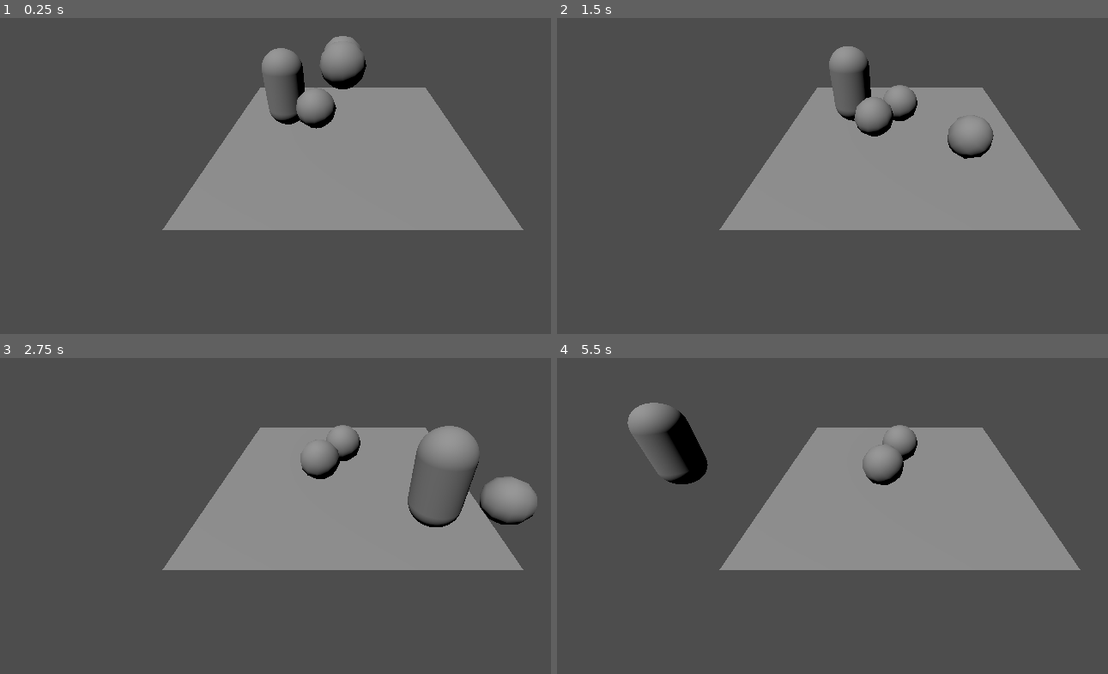
Above: before the commit, frames 1-4 (two rows, left to right).
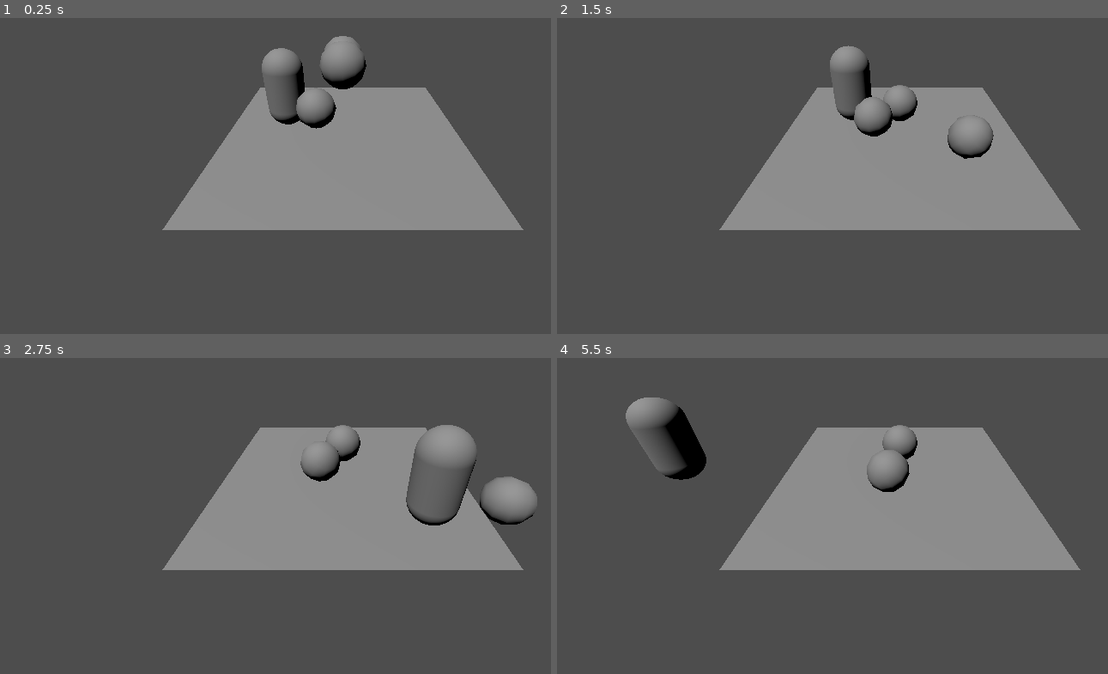
Above: after the commit, the same moments.

Repository: armedturret/XRLive-SDK
Game: Godot game, scene res://scenes/test_level.tscn
The game is run twice, just before and just after one commit, with the same random seed, the same clock (stepped at 60 frames per second) and the same inputs. This scene is started directly instead of the project's main scene.
Inputs:
- Up to frame 1 (0.25 s): no input
- Up to frame 2 (1.5 s): hold Right (ui_right) 0.53-1.28 s; hold Down (ui_down) from 1.28 s (still down)
- Up to frame 3 (2.75 s): release Down (ui_down) at 2.03 s; hold Right (ui_right) from 2.03 s (still down)
- Up to frame 4 (5.5 s): release Right (ui_right) at 2.78 s; hold Up (ui_up) 2.78-3.53 s; hold Left (ui_left) 3.53-5.03 s; hold Down (ui_down) from 5.03 s (still down)

The runs differ from the first frame. In frame 1, less than 0.1% of the frame differs, in the area x 47-51%, y 9-15%; in frame 2, less than 0.1%; in frame 3, 0.5%; in frame 4, 1.1%, in the area x 12-65%, y 12-43%.

Commit message:
Fixed multiple clients not syncing with one another

Diff:
--- a/scenes/test_player.tscn
+++ b/scenes/test_player.tscn
@@ -24,6 +24,10 @@
 [sub_resource type="CapsuleShape3D" id="CapsuleShape3D_88ety"]
 
 [node name="Player" type="CharacterBody3D" unique_id=1232758580 node_paths=PackedStringArray("input")]
+axis_lock_linear_y = true
+axis_lock_angular_x = true
+axis_lock_angular_y = true
+axis_lock_angular_z = true
 script = ExtResource("1_0ax77")
 input = NodePath("PlayerInput")
 metadata/_custom_type_script = "uid://rm20vdnp6g6w"
--- a/scripts/test_player.gd
+++ b/scripts/test_player.gd
@@ -38,5 +38,7 @@
 
 	if multiplayer.is_server():
 		expected_position = position
+	elif multiplayer.multiplayer_peer.get_unique_id() != player:
+		position = expected_position
 	elif (expected_position - position).length_squared() > RUBBER_BAND_DIST * RUBBER_BAND_DIST:
 		position = expected_position
